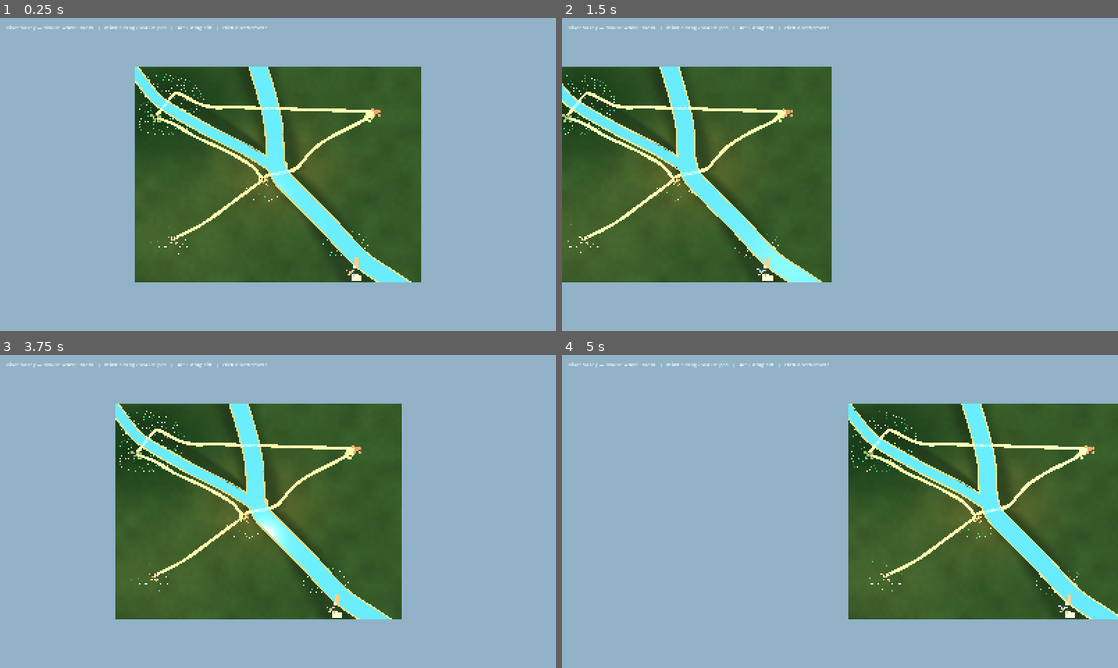
Above: before the commit, frames 1-4 (two rows, left to right).
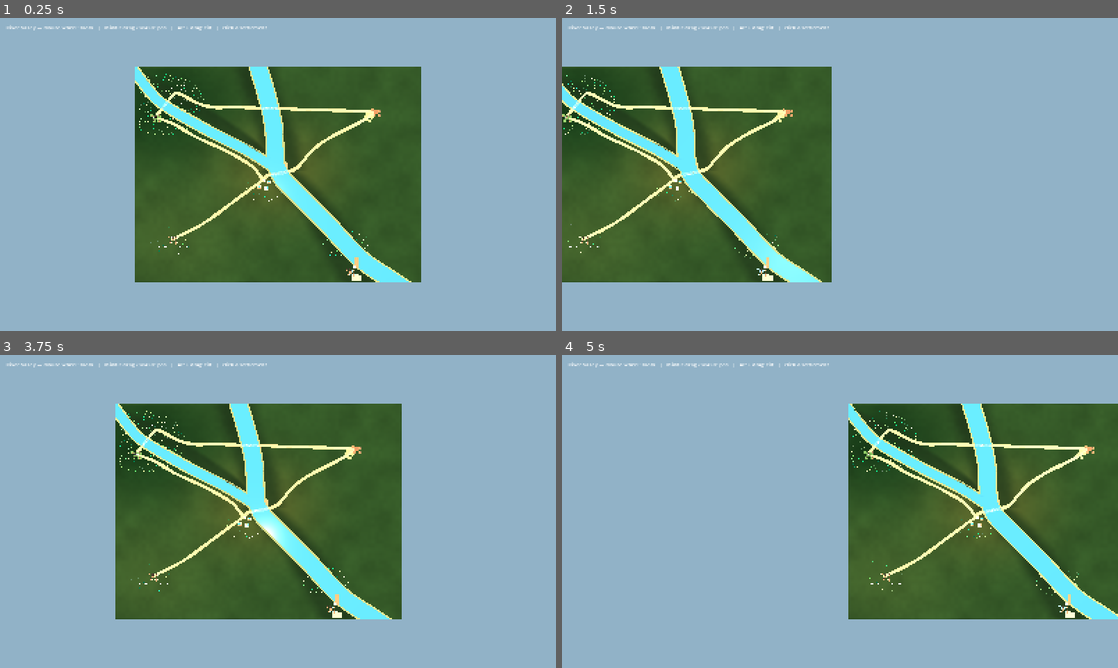
Above: after the commit, the same moments.

Repository: forsman5/sitka
Game: Godot game, scene res://scenes/valley/river_valley.tscn
Two runs of this game, one before a commit and one after it. Both use one fixed random seed, a clock stepped at 60 frames per second and the inputs below. This scene is started directly instead of the project's main scene.
Inputs (mouse positions are in pixels of both pictures, inside the frame that each line leads up to):
- Up to frame 1 (0.25 s): no input
- Up to frame 2 (1.5 s): tap Enter at 0.5 s; move the mouse to (962, 158) at 0.52 s; hold Right (ui_right) 0.53-1.25 s; hold Alt 0.53-1.25 s; click (962, 158) at 0.67 s; tap Space at 1.25 s; drag from (728, 190) to (812, 237) at 1.27 s
- Up to frame 3 (3.75 s): tap Enter at 2, 3.5 s; move the mouse to (333, 442) at 2.02 s; hold Right (ui_right) 2.03-2.75 s; hold Shift 2.03-2.75 s; tap Space at 2.75 s; drag from (250, 574) to (111, 464) at 2.77 s; move the mouse to (444, 558) at 3.52 s; hold Left (ui_left) from 3.53 s (still down); tap F at 3.6 s
- Up to frame 4 (5 s): release Left (ui_left) at 4.25 s; drag from (673, 464) to (756, 433) at 4.27 s

The runs differ from the first frame. In frame 1, less than 0.1% of the frame differs, in the area x 45-49%, y 50-57%; in frame 2, less than 0.1%; in frame 3, less than 0.1%; in frame 4, less than 0.1%.

Commit message:
Add KayKit houses and hall to Aldford

Diff:
--- a/scripts/valley/harness/check_map_definition.gd
+++ b/scripts/valley/harness/check_map_definition.gd
@@ -56,7 +56,10 @@
 			for vertex in ribbon.mesh.get_faces():
 				check(absf(vertex.x) <= half.x + 0.001 and absf(vertex.z) <= half.y + 0.001, node_name + " extends beyond terrain")
 	for tree in view.get_node("ValleyVegetation").get_children():
+		check(view.is_building_clear(Vector2(tree.position.x, tree.position.z)), "Tree overlaps authored building")
 		check(view.is_transport_clear(Vector2(tree.position.x, tree.position.z)), "Tree overlaps transport corridor")
+	for building in map.settlements[1]["buildings"]:
+		check(view.has_node(building["name"]), "Missing authored building " + building["name"])
 	view.free()
 	var broken := Layout.create_map()
 	broken.crossings["oakmere"]["river"] = "missing"
--- a/scripts/valley/river_valley.gd
+++ b/scripts/valley/river_valley.gd
@@ -33,6 +33,7 @@
 var _terrain: AuthoredValleyTerrain
 var _river_outlines: Dictionary = {}
 var _transport_clearance: Array[PackedVector2Array] = []
+var _building_clearance: Array[Rect2] = []
 
 ## Rendered settlement sites, shared by selection and vegetation clearance.
 var settlement_cluster_positions: Dictionary = {}
@@ -196,6 +197,12 @@
 			return false
 	return true
 
+func is_building_clear(point: Vector2) -> bool:
+	for footprint in _building_clearance:
+		if footprint.has_point(point):
+			return false
+	return true
+
 func _build_settlements() -> void:
 	for settlement_id in map_definition.settlements:
 		var spec: Dictionary = map_definition.settlements[settlement_id]
@@ -217,12 +224,17 @@
 	marker.set_meta("settlement_id", settlement_id)
 	_settlement_markers[settlement_id] = marker
 
-	var offsets := [Vector2(-4, -2), Vector2(4, -1), Vector2(-2, 4), Vector2(4, 4)]
-	for i in offsets.size():
-		var offset: Vector2 = offsets[i]
-		var size := Vector3(2.7 + (i % 2), 1.6 + (i % 2) * 0.4, 2.5)
-		_add_house(center + Vector3(offset.x, 0.8, offset.y), size, accent.darkened(0.28))
-	_add_house(center + Vector3(0.0, 1.35, 0.0), Vector3(4.6, 2.7, 3.8), accent.darkened(0.38))
+	var buildings: Array = map_definition.settlements[settlement_id].get("buildings", [])
+	if not buildings.is_empty():
+		for building in buildings:
+			_add_authored_building(center, building)
+	else:
+		var offsets := [Vector2(-4, -2), Vector2(4, -1), Vector2(-2, 4), Vector2(4, 4)]
+		for i in offsets.size():
+			var offset: Vector2 = offsets[i]
+			var size := Vector3(2.7 + (i % 2), 1.6 + (i % 2) * 0.4, 2.5)
+			_add_house(center + Vector3(offset.x, 0.8, offset.y), size, accent.darkened(0.28))
+		_add_house(center + Vector3(0.0, 1.35, 0.0), Vector3(4.6, 2.7, 3.8), accent.darkened(0.38))
 
 	if settlement_id == ValleySeed.ALDFORD:
 		# The landing follows the waterfront anchor independently of the houses.
@@ -237,6 +249,40 @@
 		# 18-unit-wide channel -- a physical mill building can't float on the
 		# water the way the quay's jetty is meant to.
 		_add_box("StaitheMill", river_edge + Vector3(-7.0, 1.4, 10.0), Vector3(3.0, 2.8, 3.0), Color("c5b27d"))
+
+func _add_authored_building(center: Vector3, spec: Dictionary) -> void:
+	# Instantiate only the art, not gameplay building scripts or simulation state.
+	var model := (load(spec["model"]) as PackedScene).instantiate() as Node3D
+	model.name = spec["name"]
+	add_child(model)
+	model.rotation.y = deg_to_rad(spec["yaw"])
+	var bounds := _building_bounds(model)
+	var scale_factor: float = spec["width"] / maxf(bounds.size.x, bounds.size.z)
+	model.scale = Vector3.ONE * scale_factor
+	bounds = _building_bounds(model)
+	var offset: Vector2 = spec["offset"]
+	var site := Vector2(center.x, center.z) + offset
+	_building_clearance.append(Rect2(site - Vector2(bounds.size.x, bounds.size.z) * 0.5, Vector2(bounds.size.x, bounds.size.z)).grow(2.0))
+	var low := INF
+	var high := -INF
+	for x in [-bounds.size.x * 0.5, bounds.size.x * 0.5]:
+		for z in [-bounds.size.z * 0.5, bounds.size.z * 0.5]:
+			var ground := get_valley_ground_height(site + Vector2(x, z))
+			low = minf(low, ground)
+			high = maxf(high, ground)
+	model.position = Vector3(site.x - bounds.get_center().x, high - bounds.position.y, site.y - bounds.get_center().z)
+	# A shallow plinth fills the slope beneath an upright building.
+	_add_box(spec["name"] + "Foundation", Vector3(site.x, (low + high) * 0.5 - 0.06, site.y), Vector3(bounds.size.x, high - low + 0.12, bounds.size.z), Color("777365"))
+
+func _building_bounds(model: Node3D) -> AABB:
+	var bounds := AABB()
+	var first := true
+	for node in model.find_children("*", "MeshInstance3D", true, false):
+		var mesh_node := node as MeshInstance3D
+		var box: AABB = mesh_node.global_transform * mesh_node.get_aabb()
+		bounds = box if first else bounds.merge(box)
+		first = false
+	return bounds
 
 func _add_resource_region(center: Vector3, district: String, accent: Color) -> void:
 	match district:
--- a/scripts/valley/river_valley_layout.gd
+++ b/scripts/valley/river_valley_layout.gd
@@ -15,6 +15,12 @@
 		4: {"site": Vector3(110, 0, -70), "role": "Ore bank and small bloomery", "accent": Color("a66a4a"), "district": "ore"},
 		5: {"site": Vector3(81, 0, 108), "waterfront": Vector3(92, 0, 94), "role": "Downstream port, milling, and outside trade", "accent": Color("739fc1"), "district": "port"},
 	}
+	# Visual-only buildings, positioned relative to the settlement site.
+	map.settlements[1]["buildings"] = [
+		{"name": "AldfordHomeA", "model": "res://assets/models/buildings/building_home_A_blue.gltf", "offset": Vector2(-5, 7), "width": 3.6, "yaw": 0.0},
+		{"name": "AldfordHomeB", "model": "res://assets/models/buildings/building_home_B_blue.gltf", "offset": Vector2(6, 1), "width": 3.6, "yaw": 90.0},
+		{"name": "AldfordHall", "model": "res://assets/models/buildings/building_tavern_blue.gltf", "offset": Vector2(3, 8), "width": 5.0, "yaw": 0.0},
+	]
 	map.junctions = {
 		"aldford": {"position": Vector3(0, 0, -5), "inner_radius": 18.0, "outer_radius": 38.0},
 	}
--- a/scripts/valley/valley_vegetation.gd
+++ b/scripts/valley/valley_vegetation.gd
@@ -56,6 +56,8 @@
 			continue
 		if _too_close_to_settlement(point):
 			continue
+		if not get_parent().is_building_clear(point):
+			continue
 		if get_parent().has_method("is_transport_clear") and not get_parent().call("is_transport_clear", point):
 			continue
 		if _too_close_to_tree(point, 2.7):
